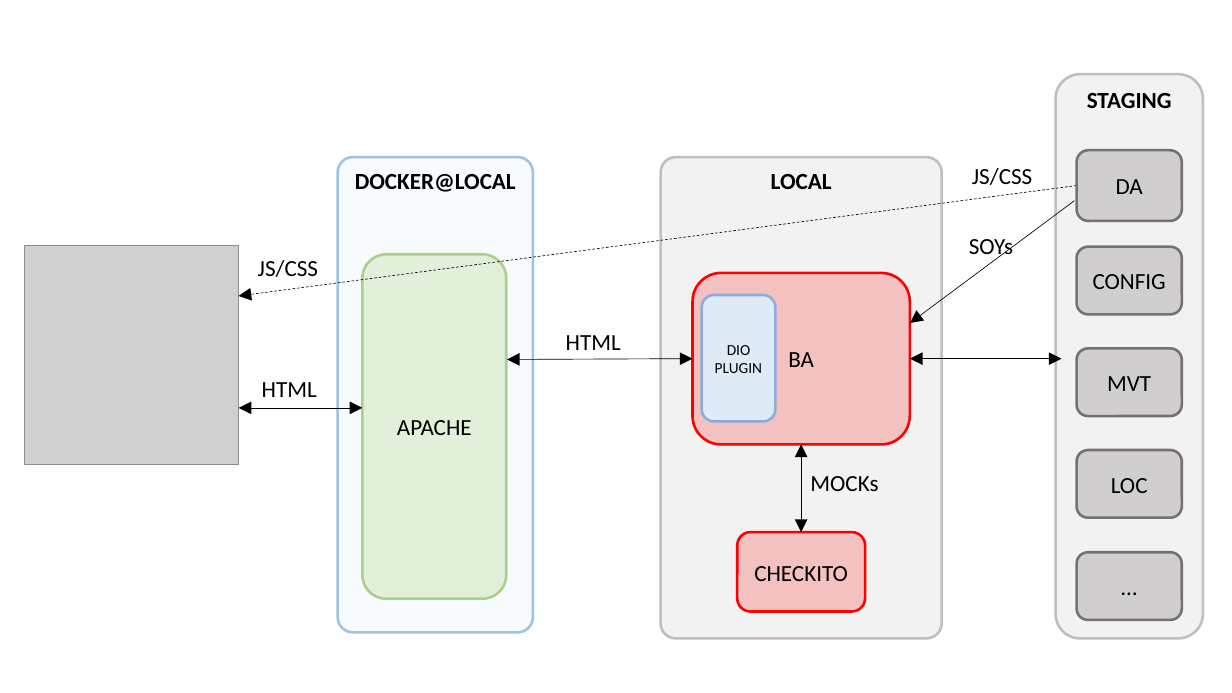
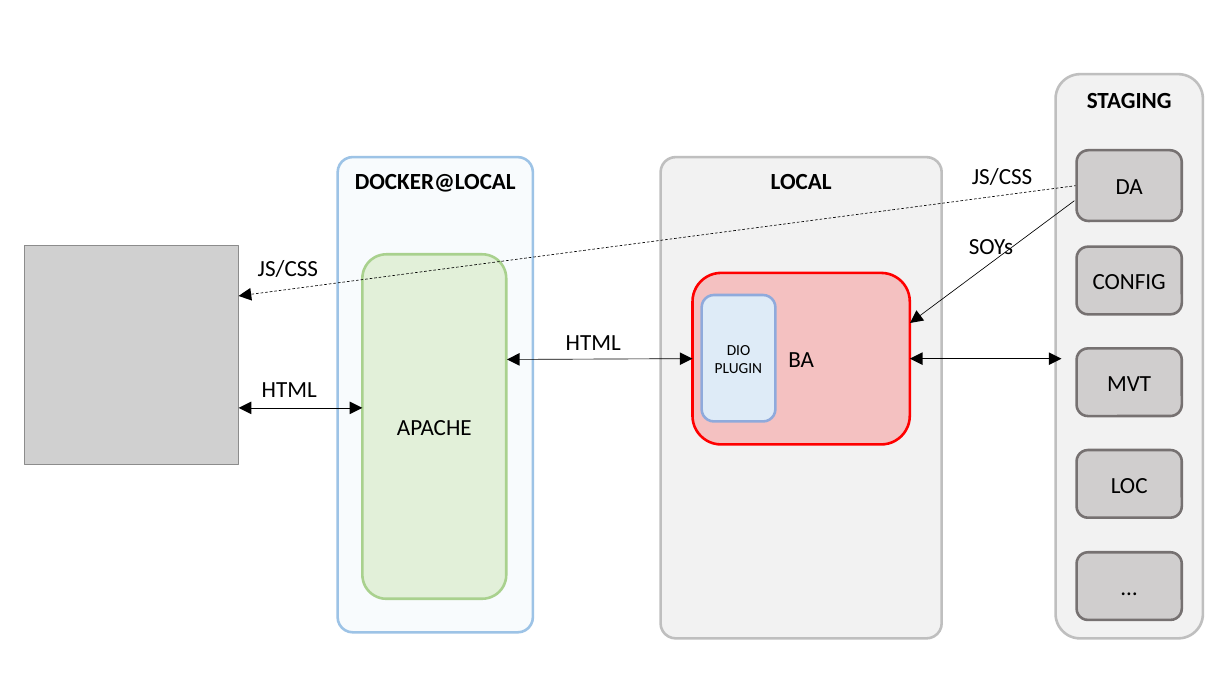
Before and after one commit to gfruci/checkouttools, a slide deck: slide 2 of local_environment/assets/local_env_arch.pptx. Drawn at 1232x693 pixels with LibreOffice and Linux fonts; fonts in the diff are those of the drawing; grey boxes stand for pictures. Boxes give left, top, right and bottom in pixels: in the first picture for what was removed or moved away, otherwise in the second. Text is boxed around its words. In the diff, an @@ line names an element or a change of style, - is before the commit and + after.

Commit message:
ROCK-7836: dismiss checkito

```diff
--- a/local_environment/assets/local_env_arch.pptx
+++ b/local_environment/assets/local_env_arch.pptx
@@ double arrow removed from (801, 445) to (801, 532) @@
@@ text removed at box(810, 476, 878, 491) @@
-MOCKs
@@ rounded rectangle removed at box(738, 532, 865, 612) @@
-CHECKITO
```
Also in this commit, not shown: 1 other slide changed, 4 other files.
